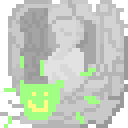
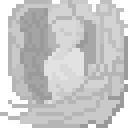
Comparing the layer stacks of the two 128 × 128 images. Changes:
painted on "Layer" over [4, 56, 100, 128]
hid "Background" over [4, 56, 100, 128]
